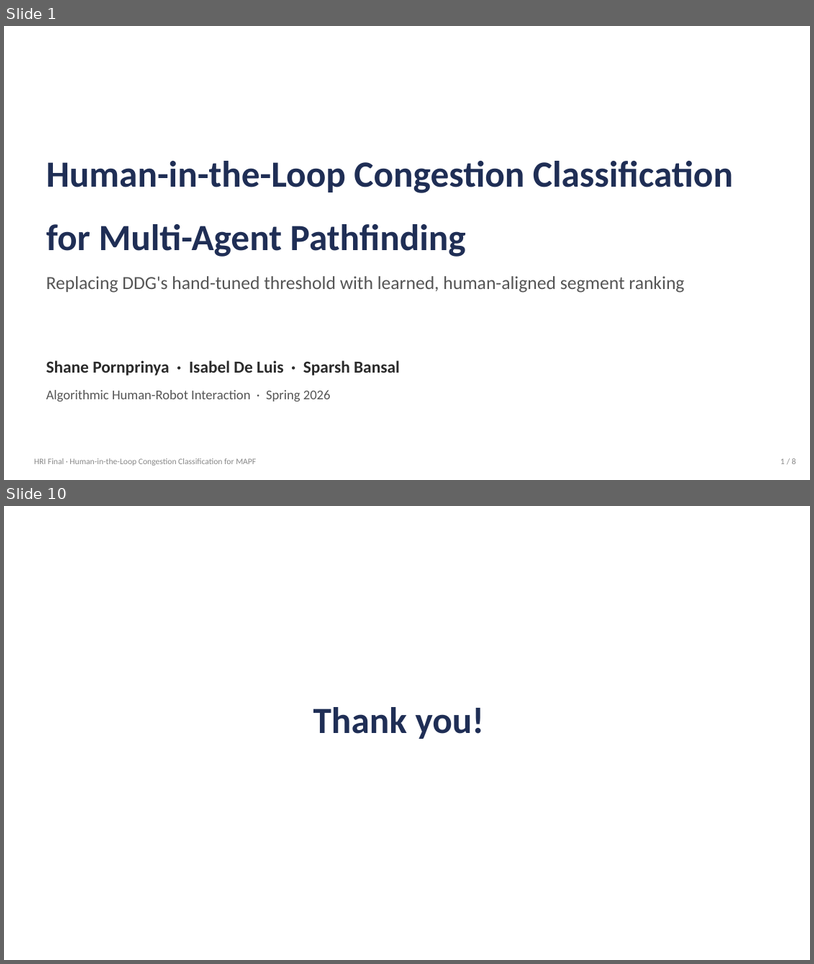
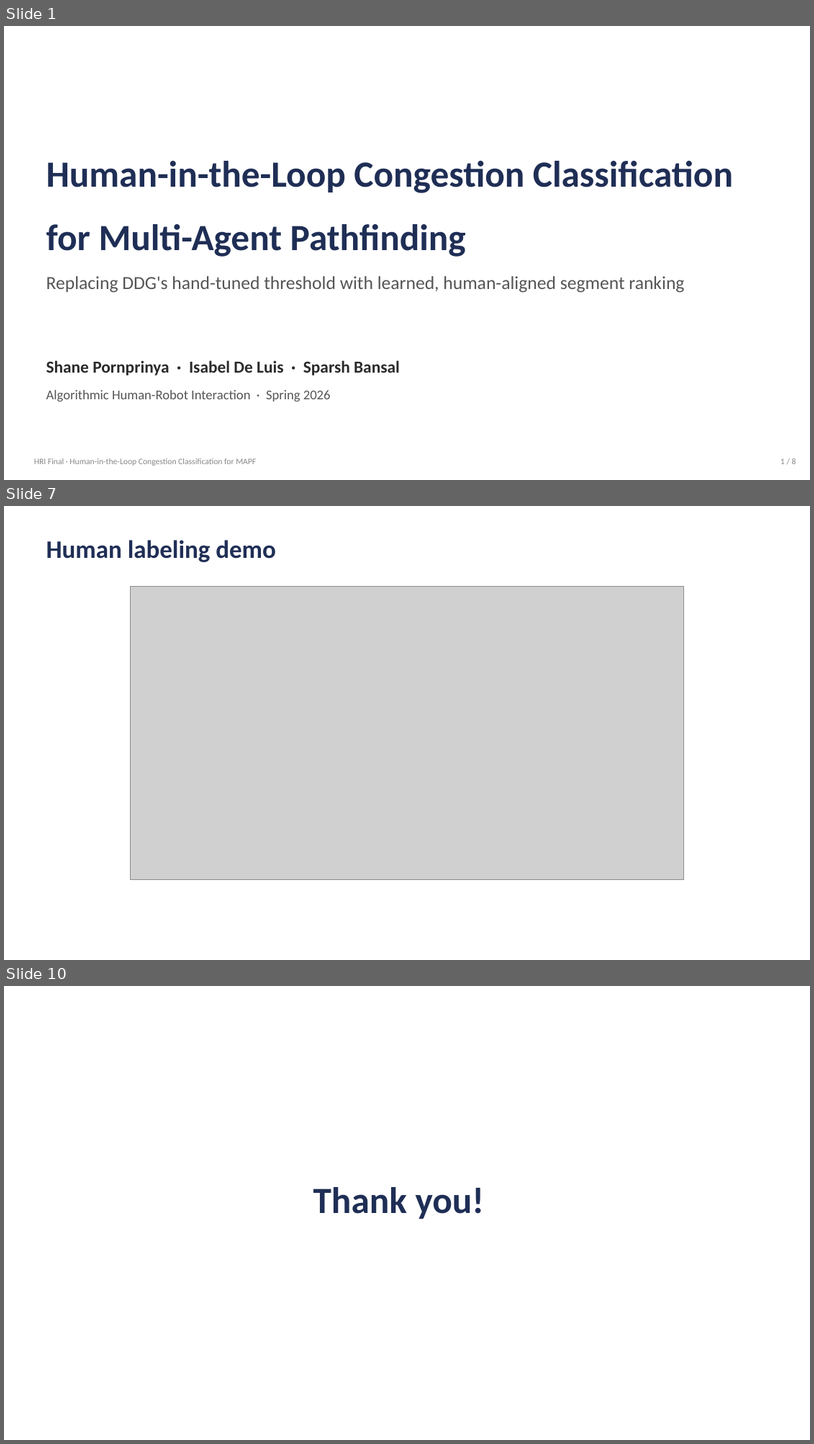
Before and after one commit to isa-deluis42/MAPF-GPT-DDG, a slide deck: slides.pptx. Shown one above the other, each under a label of ours: slides 1 and 10 before the commit, slides 1, 7 and 10 after it; the slides between them are not shown. The pictures are 814x964 and 814x1444 pixels, drawn with LibreOffice and Linux fonts; fonts in the diff are those of the drawing; grey boxes stand for pictures. Boxes give left, top, right and bottom in pixels: in the first picture for what was removed or moved away, otherwise in the second. Text is boxed around its words. In the diff, an @@ line names an element or a change of style, - is before the commit and + after.

```diff
--- a/slides.pptx
+++ b/slides.pptx
@@ slide 7 added at bbox=[4, 506, 810, 960], background #FFFFFF @@
@@ text added at bbox=[46, 540, 276, 562], 30 pt, text #1F2E55, bold @@
+Human labeling demo
@@ picture added at bbox=[131, 587, 684, 879] @@
```
Also in this commit, not shown: 7 slides changed, 1 other slide added, 1 slide removed.
